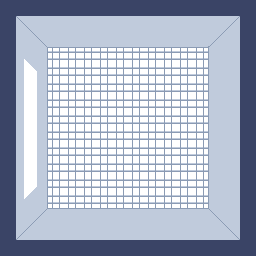
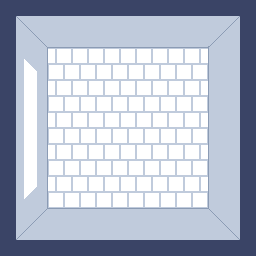
Layered file, before and after one edit (256x256). Changes by layer:
removed layer "Layer 3(pasted) Merged" over [48, 48, 208, 208]
painted on "Layer 1" over [48, 48, 208, 208]
